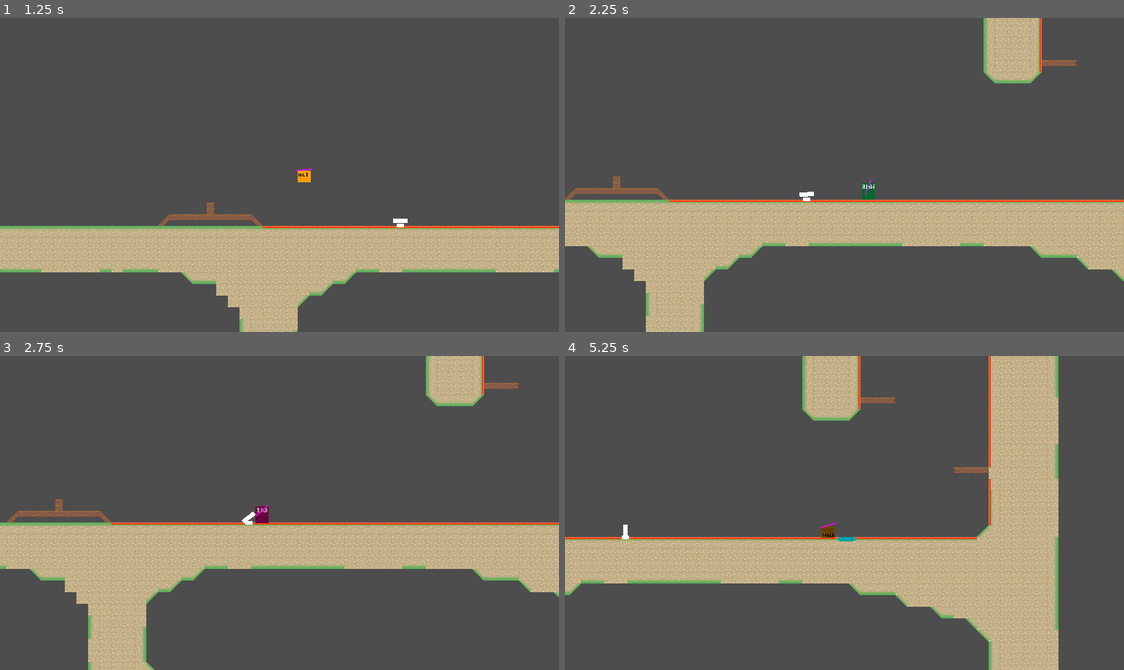
Above: before the commit, frames 1-4 (two rows, left to right).
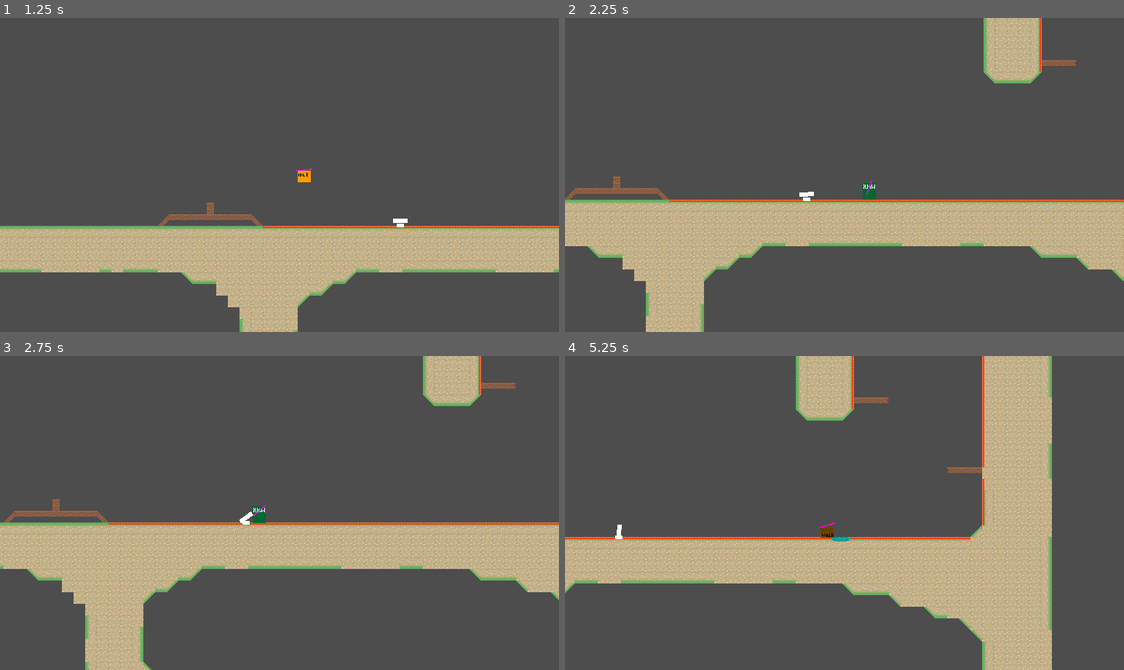
Above: after the commit, the same moments.

Repository: haruo-gabriel/portal2d
Game: Godot game, scene res://levels/test.tscn
Two runs of this game, one before a commit and one after it. Both use one fixed random seed, a clock stepped at 60 frames per second and the inputs below.
Inputs (mouse positions are in pixels of both pictures, inside the frame that each line leads up to):
- Up to frame 1 (1.25 s): tap Enter at 0.5 s; move the mouse to (402, 159) at 0.52 s; hold D (move_right) from 0.53 s (still down); hold Shift (crouch) from 0.53 s (still down); tap Space (jump) at 0.77 s
- Up to frame 2 (2.25 s): move the mouse to (732, 190) at 1.27 s; release Shift (crouch) at 1.28 s; click (732, 190) at 1.35 s; tap Space (jump) at 1.52 s; move the mouse to (900, 105) at 2.02 s; release D (move_right) at 2.03 s; hold A (move_left) from 2.03 s (still down); right-click (900, 105) at 2.1 s
- Up to frame 3 (2.75 s): keep holding A (move_left)
- Up to frame 4 (5.25 s): move the mouse to (816, 575) at 2.77 s; release A (move_left) at 2.78 s; hold D (move_right) 2.78-4.28 s; tap Shift (crouch) at 2.85 s; tap Space (jump) at 3.02, 3.77, 4.52 s; move the mouse to (1012, 560) at 3.52 s; click (1012, 560) at 3.6 s; move the mouse to (676, 465) at 4.27 s; hold A (move_left) 4.28-5.03 s; right-click (676, 465) at 4.35 s; move the mouse to (872, 513) at 5.02 s; hold D (move_right) from 5.03 s (still down); hold Shift (crouch) from 5.03 s (still down)

Frame 1 is identical in both runs. In frame 2, less than 0.1% of the frame differs, in the area x 41-56%, y 51-58%; in frame 3, 10%; in frame 4, 16%, in the area x 0-89%, y 0-100%.

Commit message:
changing portal out velocity

Diff:
--- a/godot project/characters/player/scripts/player_constants.gd
+++ b/godot project/characters/player/scripts/player_constants.gd
@@ -7,7 +7,7 @@
 const GROUND_DRAG: float = 6.0 # Deacceleration on ground.
 
 # It's harder to change direction while on air
-const IN_AIR_MULTIPLIER: float = .9
+const IN_AIR_MULTIPLIER: float = .8
 # Loses speed with time while not moving in air
 const IN_AIR_DRAG: float = 5 # Pixels per second per frame
 
--- a/godot project/portals/common/portal.gd
+++ b/godot project/portals/common/portal.gd
@@ -24,10 +24,19 @@
 
 	return relativeVelocity.rotated(direction - otherPortal.direction + PI)
 
-func _teleport_object(body: CollisionObject2D, otherPortal: Portal) -> void:
+func _teleport_object(body: PhysicsBody2D, otherPortal: Portal) -> void:
 
 	body.position = _get_new_body_position(body, otherPortal)
-	body.velocity = _get_new_body_velocity(body, otherPortal)
+
+
+	var new_mag: float = body.velocity.project(normal).length()
+
+	new_mag = new_mag * (1 - exp(-new_mag / 100))
+
+	body.velocity = new_mag * otherPortal.normal
+
+	# body.velocity = _get_new_body_velocity(body, otherPortal)
+
 
 func _on_body_entered(body: Node2D) -> void:
 
--- a/godot project/portals/portals.gd
+++ b/godot project/portals/portals.gd
@@ -45,7 +45,6 @@
 	if collision == null:
 		return
 
-	print(collision.get_collider())
 	if collision.get_collider_shape() == null:
 		return
 
